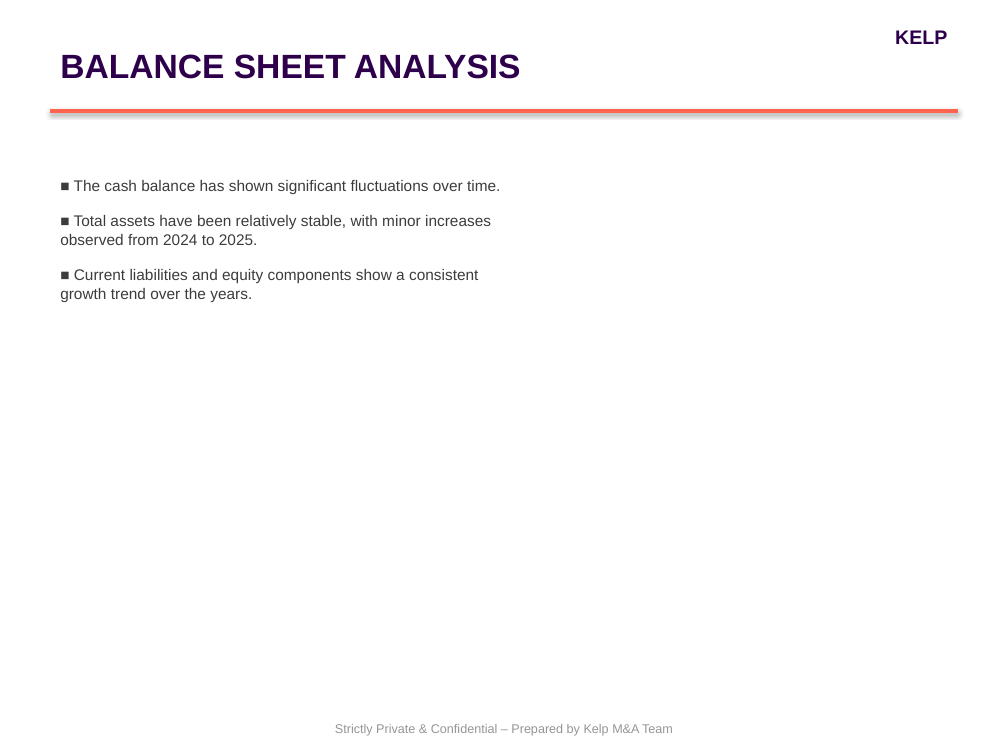
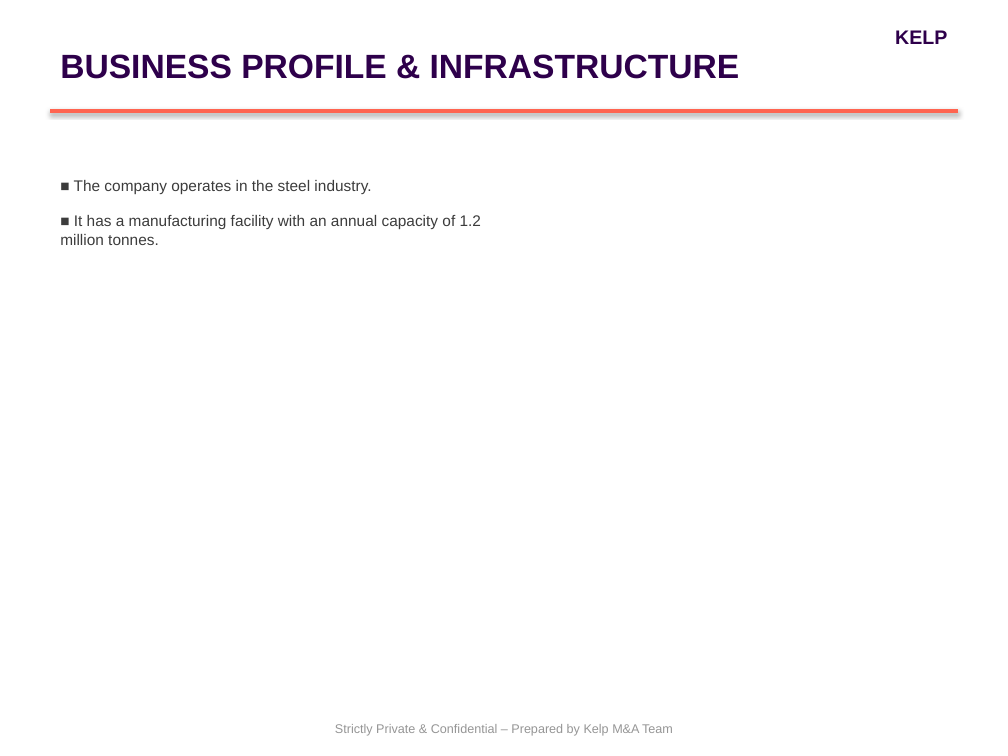
Before and after one commit to PiyushiAnand/Doc_to_PPT, a slide deck: slide 2 of Blind_Teaser_Kalyani Forge_Final.pptx. Drawn at 1008x756 pixels with LibreOffice and Linux fonts; fonts in the diff are those of the drawing. Boxes give left, top, right and bottom in pixels: in the first picture for what was removed or moved away, otherwise in the second. Text is boxed around its words. In the diff, an @@ line names an element or a change of style, - is before the commit and + after.

```diff
--- a/Blind_Teaser_Kalyani Forge_Final.pptx
+++ b/Blind_Teaser_Kalyani Forge_Final.pptx
@@ text at <box>60,54,740,79</box>: text changed @@
-BALANCE SHEET ANALYSIS
+BUSINESS PROFILE & INFRASTRUCTURE
@@ text at <box>60,180,481,245</box>: text changed @@
-■ The cash balance has shown significant fluctuations over time.
-■ Total assets have been relatively stable, with minor increases observed from 2024 to 2025.
-■ Current liabilities and equity components show a consistent growth trend over the years.
+■ The company operates in the steel industry.
+■ It has a manufacturing facility with an annual capacity of 1.2 million tonnes.
```
Also in this commit, not shown: 2 other slides changed, 14 other files.
